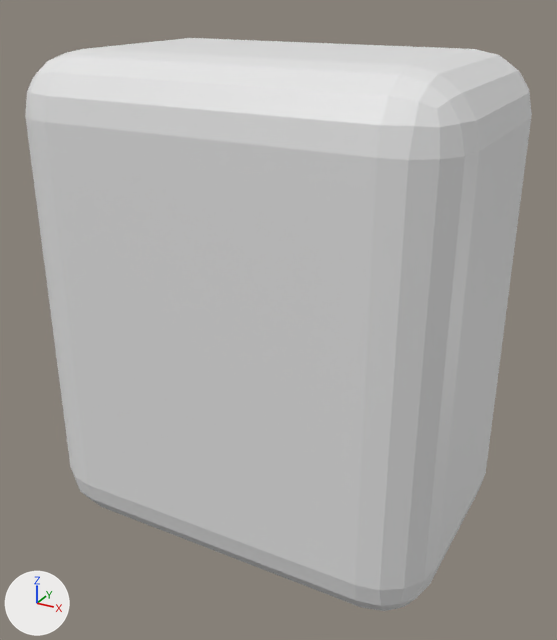
Before and after pictures for a commit that changed the FBX model Assets/Models/bread_loaf.fbx.
One viewpoint serves both versions: a camera (50 mm lens) standing at (0.502, -0.914, 0.429) and looking at (0.006, -0.011, -0.022). Every picture has the same lights, and +X, +Y and +Z are marked at lower left. The picture after the commit comes second.

In view in the first picture: 'Bread_Loaf'.
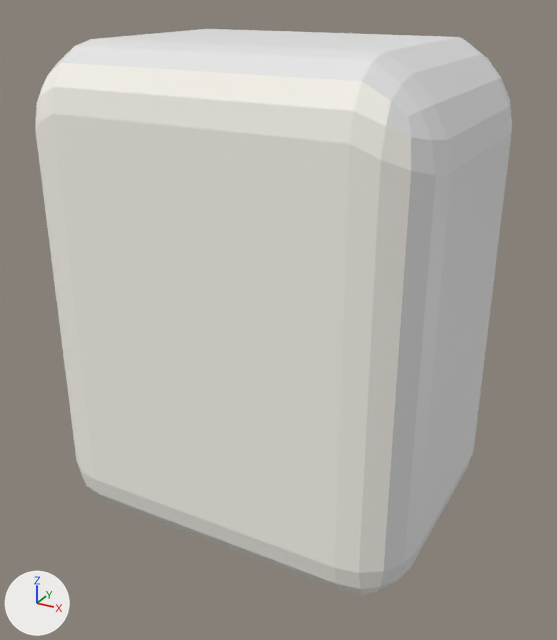
Location of each change, [x1, y1, x2, y2] in pixels of the pictures (557 x 640 px; the box of a moved part takes in the faces that stretch with it):
'Bread_Loaf', reshaped: before [25, 38, 532, 611]; after [35, 29, 512, 594]
part 1 of me_立方体, moved or reshaped: before [25, 38, 532, 611]; after [35, 29, 512, 594]
part 2 of me_立方体, edited (looks the same): [37, 99, 399, 589] in both

Patch to the scene script:
```diff
--- a/Assets/Models/bread_loaf.fbx.py
+++ b/Assets/Models/bread_loaf.fbx.py
@@ mat_loaf_crust_tex @@
+mat_loaf_crust_tex = principled_material('Loaf_Crust_Tex')
+mat_loaf_crust_tex.base_color = (0.8, 0.8, 0.8)  # white #e7e7e7
+mat_loaf_crust_tex.roughness = 0.55
@@ mat_loaf_crumb_tex @@
+mat_loaf_crumb_tex = principled_material('Loaf_Crumb_Tex')
+mat_loaf_crumb_tex.base_color = (0.98, 0.95, 0.88)  # white #fdf9f1
+mat_loaf_crumb_tex.roughness = 0.85
@@ me_立方体 @@
 # used by ob_bread_loaf; location = (0.0, 0.0, 0.0)
-me_立方体.from_pydata(...)  # 152 vertices, 150 faces; spans x -0.3..0.3, y -0.2..0.2, z -0.35..0.35
+me_立方体.from_pydata(...)  # 152 vertices, 150 faces; spans x -0.275..0.275, y -0.21..0.21, z -0.325..0.363
+# me_立方体 part 1: 152 of 152 vertices moved; they spanned x -0.3..0.3, y -0.2..0.2, z -0.35..0.35 and now span x -0.275..0.275, y -0.21..0.21, z -0.325..0.363; mean shift (0.0, 0.0, 0.011)
+# me_立方体 part 2: 46 of the faces centred in x -0.264..0.264, y -0.2..0.2, z -0.314..0.314 switch from mat_mat_breadcrust (white #e7e7e7) to mat_loaf_crumb_tex (white #fdf9f1)
+me_立方体.materials.append(mat_loaf_crust_tex)  # white #e7e7e7
```
